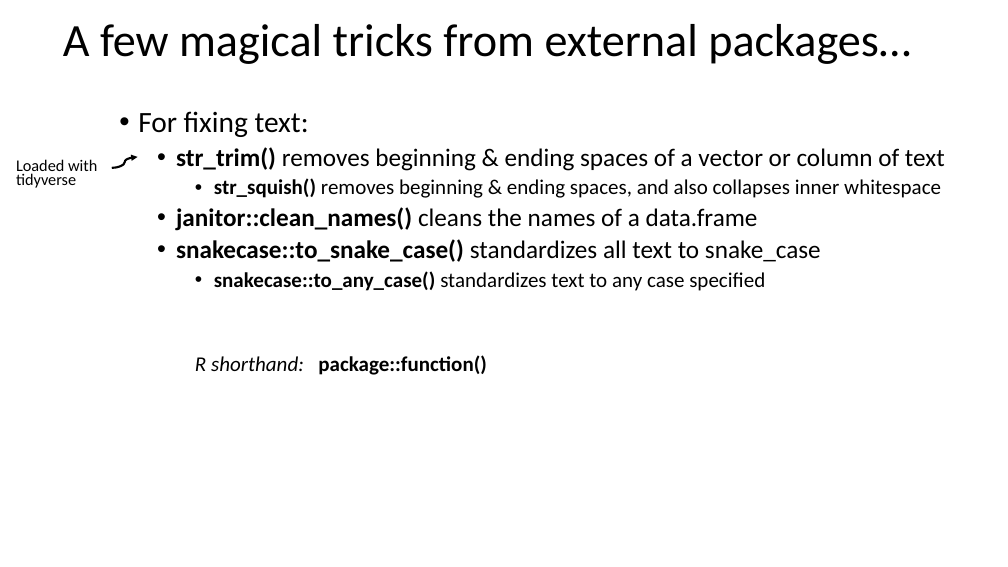
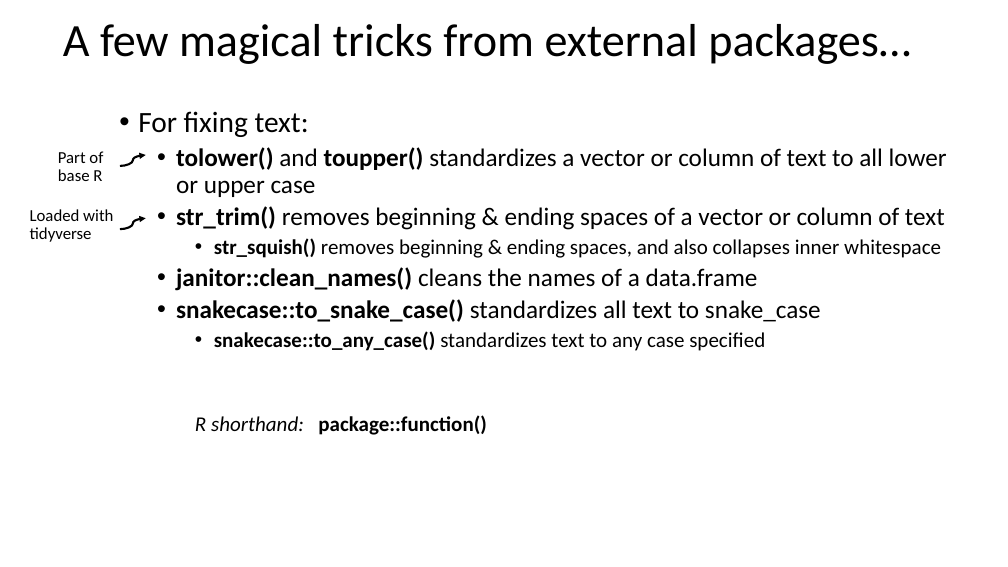
Before and after one commit to justinpriest/ADFG_R_Intro_Workshop, a slide deck: slide 46 of presentations/6 - Data Manipulation with tidyverse.pptx (slide 45 before the commit). Drawn at 1008x567 pixels with LibreOffice and Linux fonts; fonts in the diff are those of the drawing. Boxes give left, top, right and bottom in pixels: in the first picture for what was removed or moved away, otherwise in the second. Text is boxed around its words. In the diff, an @@ line names an element or a change of style, - is before the commit and + after.

```diff
--- a/presentations/6 - Data Manipulation with tidyverse.pptx
+++ b/presentations/6 - Data Manipulation with tidyverse.pptx
@@ text at (x1=176, y1=147, x2=947, y2=197): paragraph added @@
+  • tolower() and toupper() standardizes a vector or column of text to all lower or upper case
@@ text added at (x1=58, y1=151, x2=103, y2=181), 16 pt, text #000000 @@
+Part of base R
@@ curved arrow added from (120, 166) to (146, 155), #000000 2 pt @@
@@ text "Loaded with tidyverse" moved from (x1=16, y1=159, x2=97, y2=188) to (x1=30, y1=209, x2=113, y2=242) @@
@@ text "Loaded with tidyverse" at (x1=30, y1=209, x2=113, y2=242): size 15.5 to 16 pt; line spacing 0.7 to 0.9 @@
@@ curved arrow moved from (112, 168) - (138, 157) to (120, 229) - (146, 219) @@
```
Also in this commit, not shown: 2 other slides changed, 1 slide added, 4 other files.
